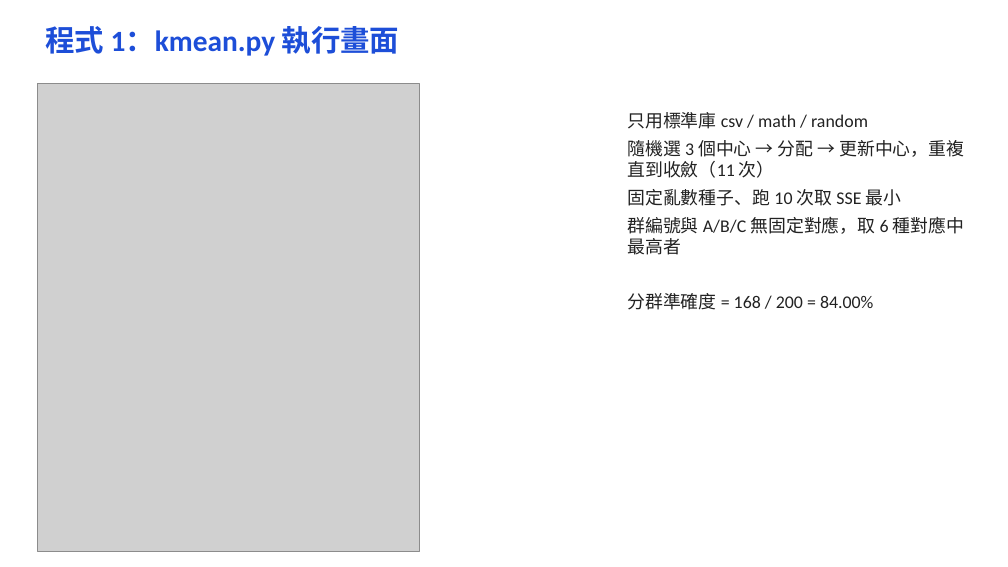
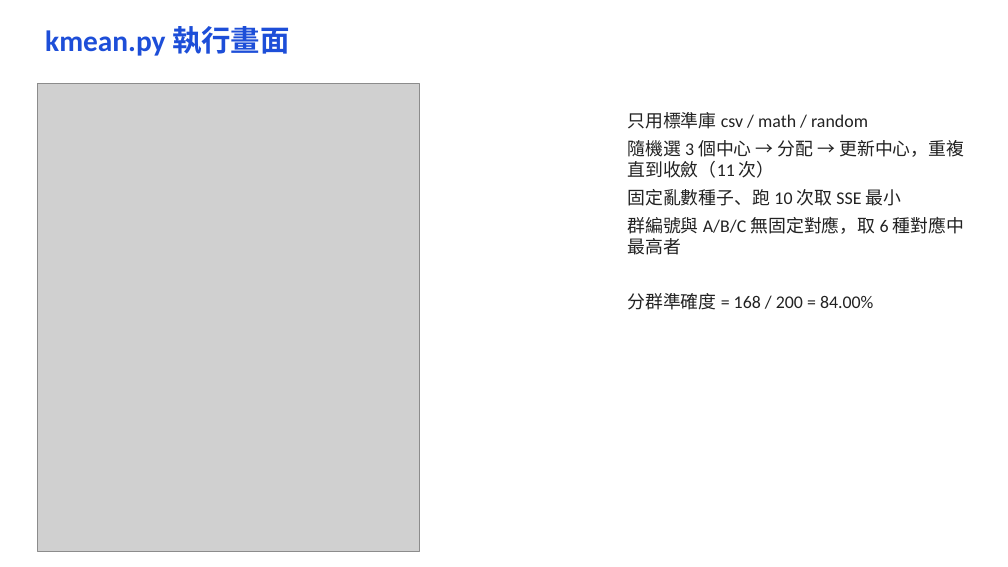
Before and after one commit to soymilk0211/BigData, a slide deck: slide 2 of week10/homework/week10_作業.pptx. Drawn at 1008x567 pixels with LibreOffice and Linux fonts; fonts in the diff are those of the drawing; grey boxes stand for pictures. Boxes give left, top, right and bottom in pixels: in the first picture for what was removed or moved away, otherwise in the second. Text is boxed around its words. In the diff, an @@ line names an element or a change of style, - is before the commit and + after.

```diff
--- a/week10/homework/week10_作業.pptx
+++ b/week10/homework/week10_作業.pptx
@@ text at bbox=[45, 26, 289, 56]: text changed @@
-程式 1：kmean.py 執行畫面
+kmean.py 執行畫面
```
Also in this commit, not shown: 1 other slide changed, 3 slides removed, 1 other file.
